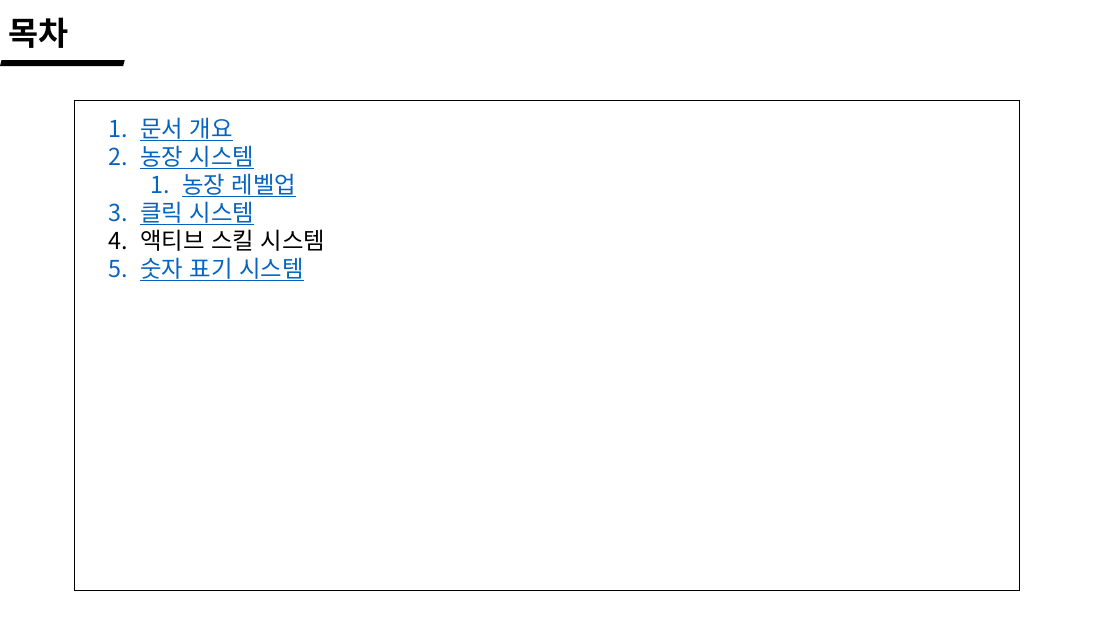
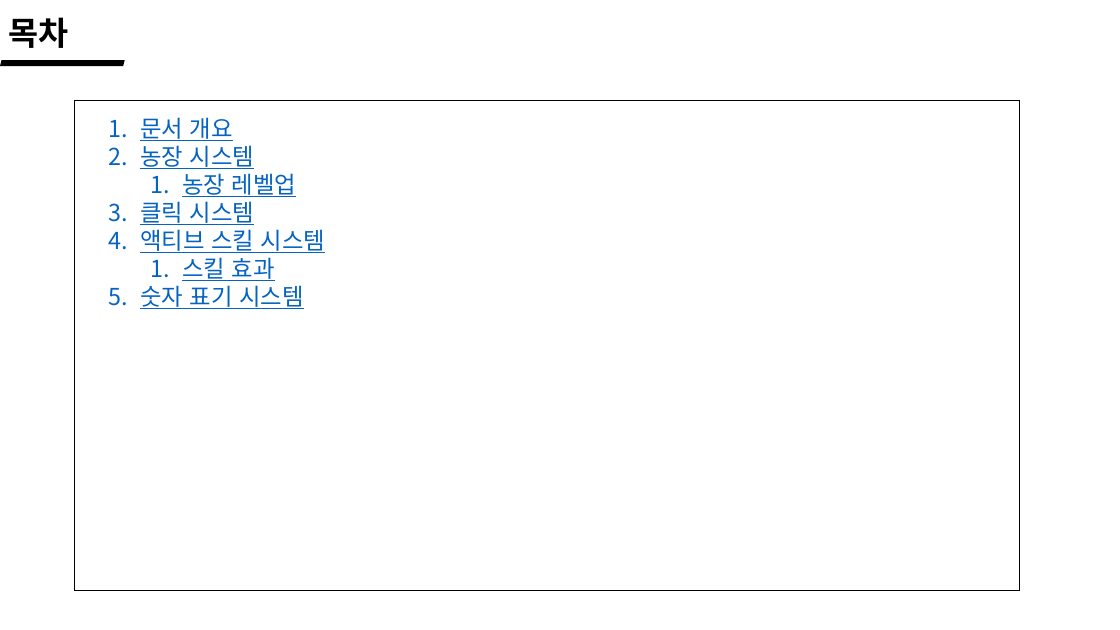
Before and after one commit to wlrud753/CarryCarrot, a slide deck: slide 3 of 기획서/당근키우기 시스템.pptx (slide 4 before the commit). Drawn at 1120x630 pixels with LibreOffice and Linux fonts; fonts in the diff are those of the drawing. Boxes give left, top, right and bottom in pixels: in the first picture for what was removed or moved away, otherwise in the second. Text is boxed around its words. In the diff, an @@ line names an element or a change of style, - is before the commit and + after.

Commit message:
액티브 스킬 시스템 추가

```diff
--- a/기획서/당근키우기 시스템.pptx
+++ b/기획서/당근키우기 시스템.pptx
@@ text at [140,229,325,253]: text colour #000000 to #0563C1, underline on in "액티브 스킬 시스템" @@
@@ text at [182,257,275,281]: paragraph added @@
+  1. 스킬 효과
```
Also in this commit, not shown: 5 other slides changed, 3 slides added, 1 slide removed.
